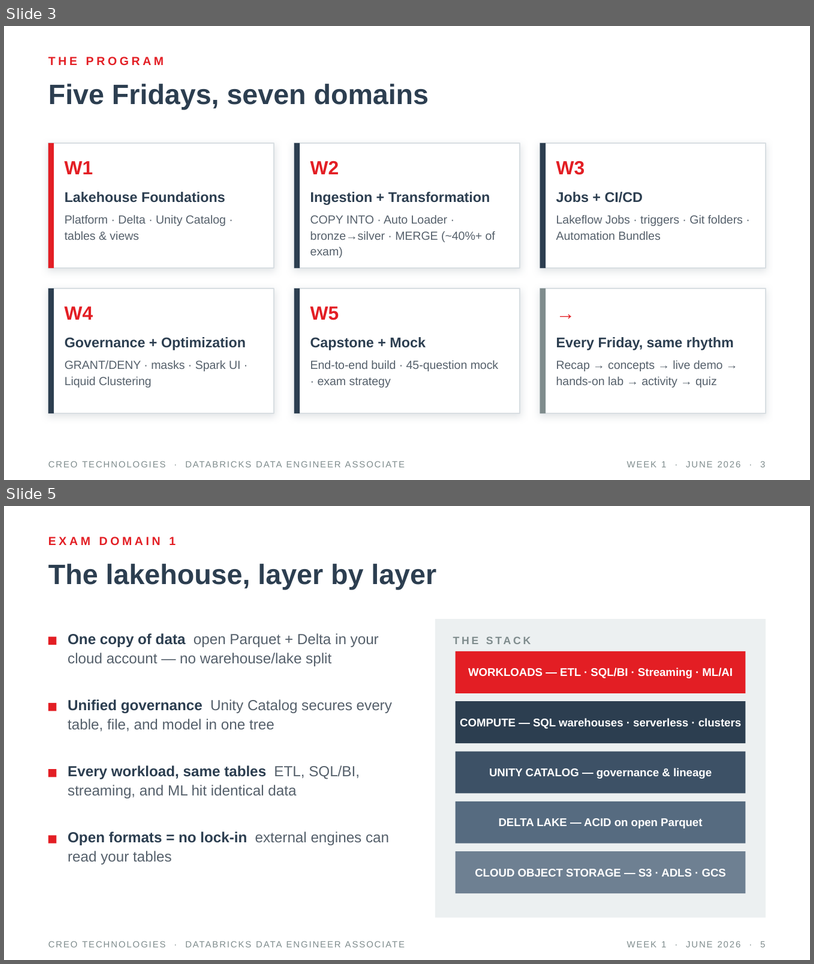
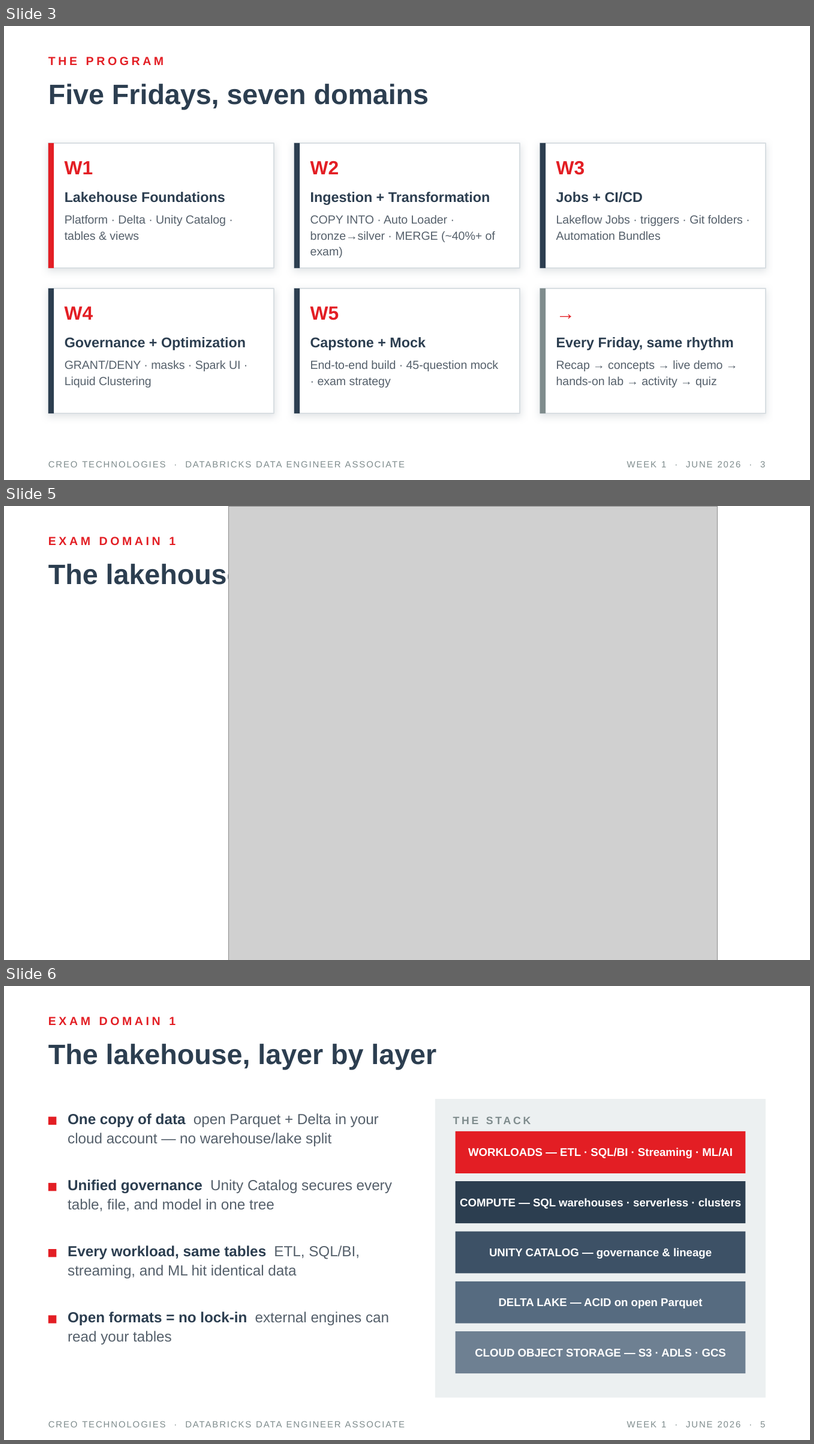
Before and after one commit to tatwan/Databricks_DE_Associate, a slide deck: slides/Week1_Lakehouse_Foundations.pptx. Shown one above the other, each under a label of ours: slides 3 and 5 before the commit, slides 3, 5 and 6 after it; the slides between them are not shown. The pictures are 814x964 and 814x1444 pixels, drawn with LibreOffice and Linux fonts; fonts in the diff are those of the drawing; grey boxes stand for pictures. Boxes give left, top, right and bottom in pixels: in the first picture for what was removed or moved away, otherwise in the second. Text is boxed around its words. In the diff, an @@ line names an element or a change of style, - is before the commit and + after.

```diff
--- a/slides/Week1_Lakehouse_Foundations.pptx
+++ b/slides/Week1_Lakehouse_Foundations.pptx
@@ slide 5 added at (x1=4, y1=506, x2=810, y2=960), background #FFFFFF @@
@@ picture added at (x1=229, y1=506, x2=719, y2=960) @@
@@ text added at (x1=48, y1=537, x2=176, y2=545), 10.5 pt, text #E31E24, bold @@
+EXAM DOMAIN 1
@@ text added at (x1=48, y1=562, x2=243, y2=590), 25 pt, text #2C3E50, bold @@
+The lakehouse
@@ what was slide 5 is now slide 6 @@
```
Also in this commit, not shown: 3 slides changed, 2 other slides added, 11 other files.
